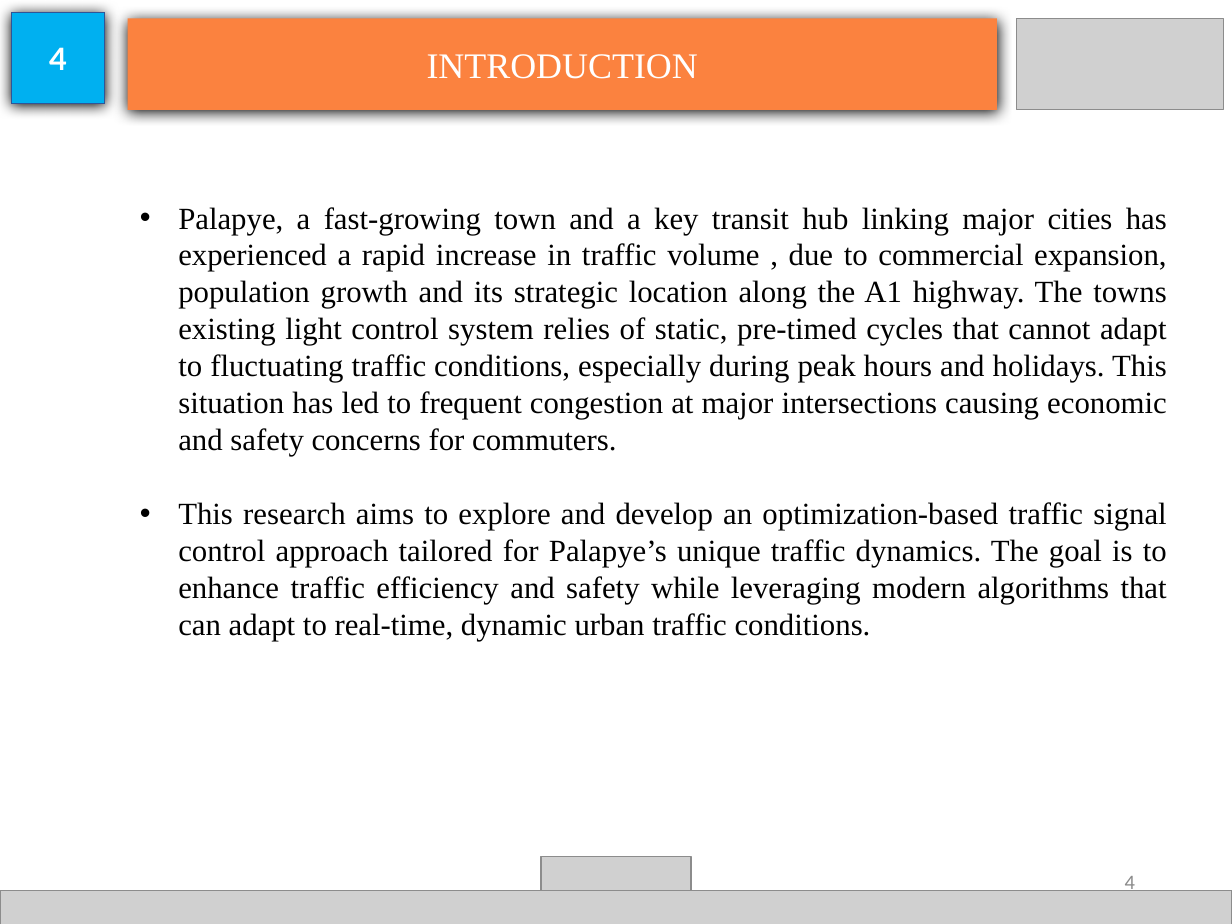
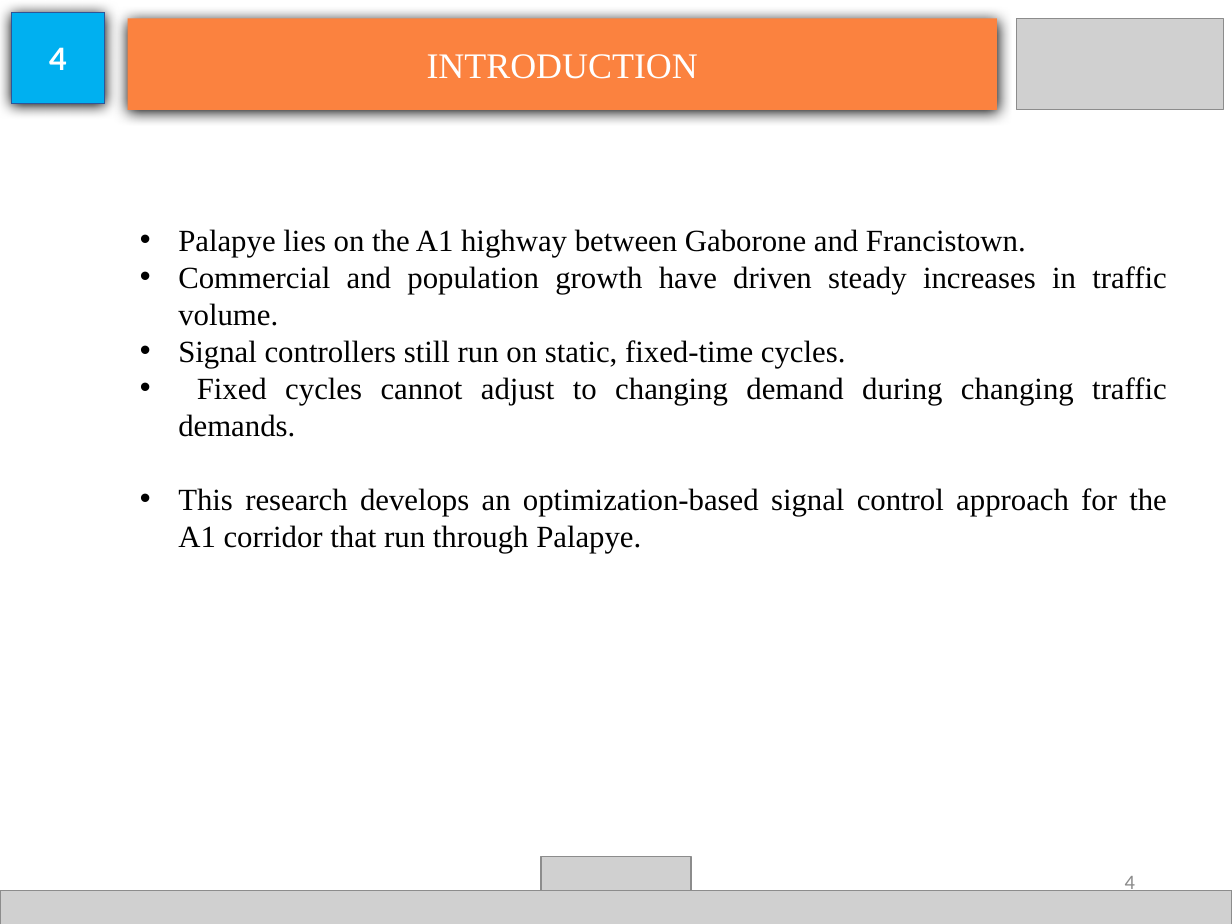
Before and after one commit to geranimoekia/Multi-Agent-Deep-Reinforcement-Learning-for-Adaptive-Traffic-Signal-Control-Palapye-A1-Corridor, a slide deck: slide 4 of docs/presentations/TSOTLHE SEIPHEPI FYP.pptx. Drawn at 1232x924 pixels with LibreOffice and Linux fonts; fonts in the diff are those of the drawing; grey boxes stand for pictures. Boxes give left, top, right and bottom in pixels: in the first picture for what was removed or moved away, otherwise in the second. Text is boxed around its words. In the diff, an @@ line names an element or a change of style, - is before the commit and + after.

```diff
--- a/docs/presentations/TSOTLHE SEIPHEPI FYP.pptx
+++ b/docs/presentations/TSOTLHE SEIPHEPI FYP.pptx
@@ text at (178,229,1167,553): text changed @@
-• Palapye, a fast-growing town and a key transit hub linking major cities has experienced a rapid increase in traffic volume , due to commercial expansion, population growth and its strategic location along the A1 highway. The towns existing light control system relies of static, pre-timed cycles that cannot adapt to fluctuating traffic conditions, especially during peak hours and holidays. This situation has led to frequent congestion at major intersections causing economic and safety concerns for commuters.
-• This research aims to explore and develop an optimization-based traffic signal control approach tailored for Palapye’s unique traffic dynamics. The goal is to enhance traffic efficiency and safety while leveraging modern algorithms that can adapt to real-time, dynamic urban traffic conditions.
+• Palapye lies on the A1 highway between Gaborone and Francistown.
+• Commercial and population growth have driven steady increases in traffic volume.
+• Signal controllers still run on static, fixed-time cycles.
+• Fixed cycles cannot adjust to changing demand during changing traffic demands.
+• This research develops an optimization-based signal control approach for the A1 corridor that run through Palapye.
```
Also in this commit, not shown: 7 other slides changed, 17 slides added, 6 slides removed, 2 other files.
